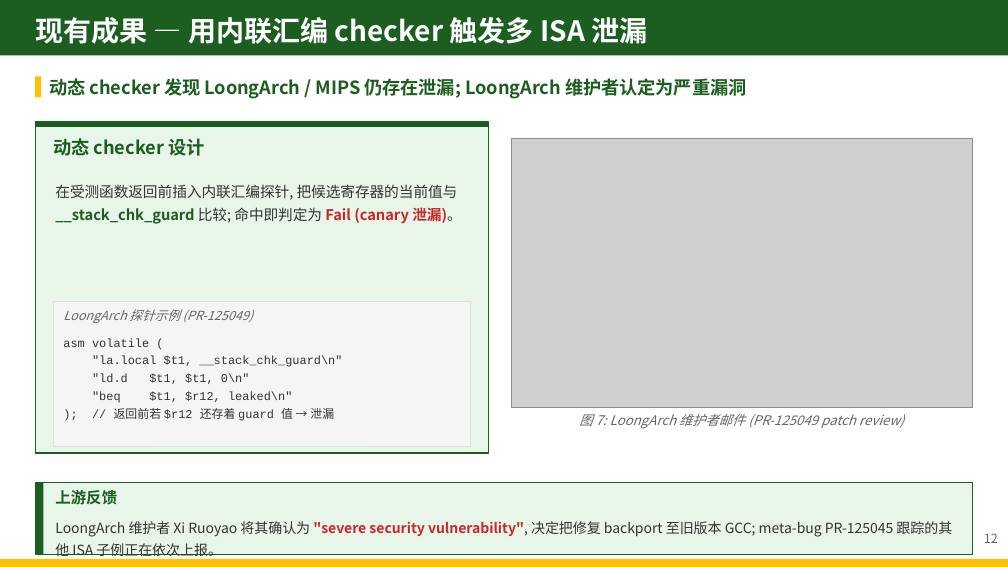
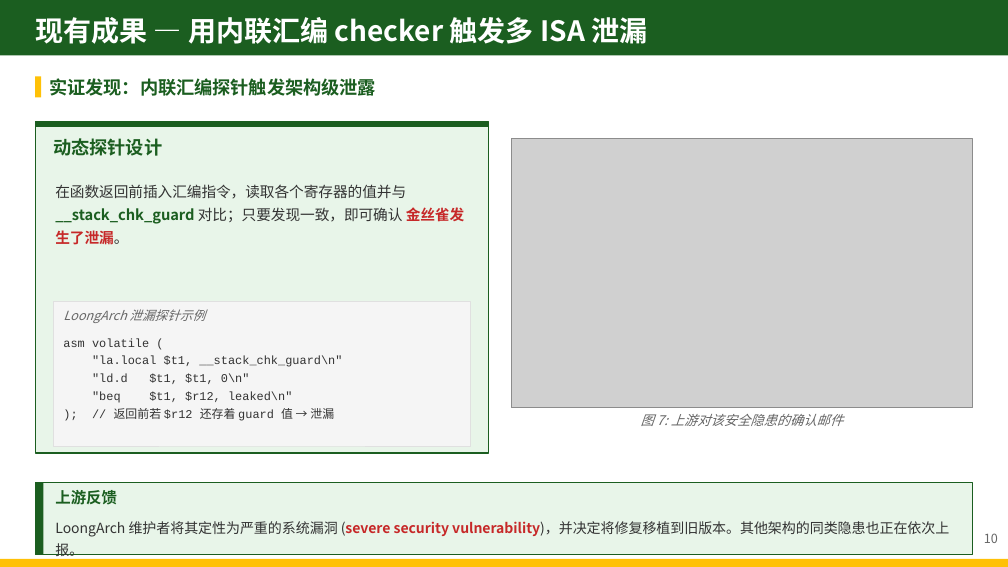
Before and after one commit to zjy-dev/de-fuzz, a slide deck: slide 17 of docs/presentations/pptx-workspace/开题答辩-DeFuzz.pptx. Drawn at 1008x567 pixels with LibreOffice and Linux fonts; fonts in the diff are those of the drawing; grey boxes stand for pictures. Boxes give left, top, right and bottom in pixels: in the first picture for what was removed or moved away, otherwise in the second. Text is boxed around its words. In the diff, an @@ line names an element or a change of style, - is before the commit and + after.

```diff
--- a/docs/presentations/pptx-workspace/开题答辩-DeFuzz.pptx
+++ b/docs/presentations/pptx-workspace/开题答辩-DeFuzz.pptx
@@ text at (49, 78, 376, 96): text changed @@
-动态 checker 发现 LoongArch / MIPS 仍存在泄漏; LoongArch 维护者认定为严重漏洞
+实证发现：内联汇编探针触发架构级泄露
@@ text at (53, 138, 162, 156): text changed @@
-动态 checker 设计
+动态探针设计
@@ text at (55, 184, 464, 245): text changed @@
-在受测函数返回前插入内联汇编探针, 把候选寄存器的当前值与 __stack_chk_guard 比较; 命中即判定为 Fail (canary 泄漏)。
+在函数返回前插入汇编指令，读取各个寄存器的值并与 __stack_chk_guard 对比；只要发现一致，即可确认 金丝雀发生了泄漏。
@@ text at (63, 309, 205, 323): text changed @@
-LoongArch 探针示例 (PR-125049)
+LoongArch 泄漏探针示例
@@ text at (641, 414, 844, 426): text changed @@
-图 7: LoongArch 维护者邮件 (PR-125049 patch review)
+图 7: 上游对该安全隐患的确认邮件
@@ text at (55, 521, 949, 556): text changed @@
-LoongArch 维护者 Xi Ruoyao 将其确认为 "severe security vulnerability", 决定把修复 backport 至旧版本 GCC; meta-bug PR-125045 跟踪的其他 ISA 子例正在依次上报。
+LoongArch 维护者将其定性为严重的系统漏洞 (severe security vulnerability)，并决定将修复移植到旧版本。其他架构的同类隐患也正在依次上报。
@@ text at (984, 533, 998, 543): text changed @@
-12
+10
```
Also in this commit, not shown: 14 other slides changed, 5 slides added, 2 slides removed, 15 other files.
